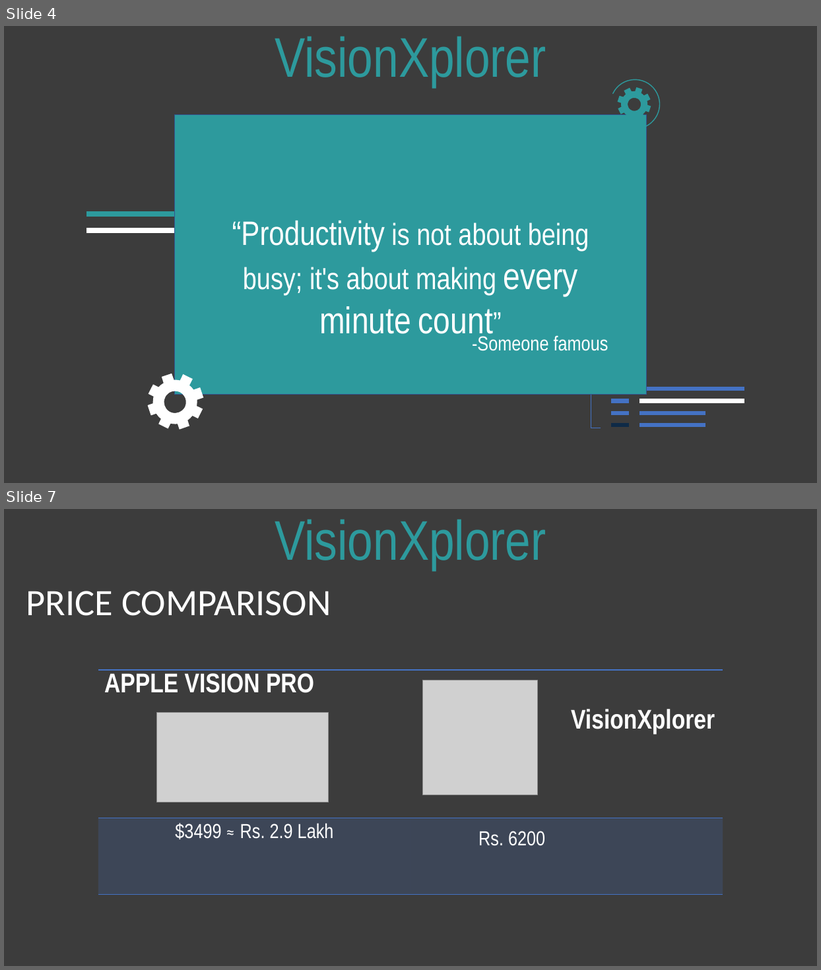
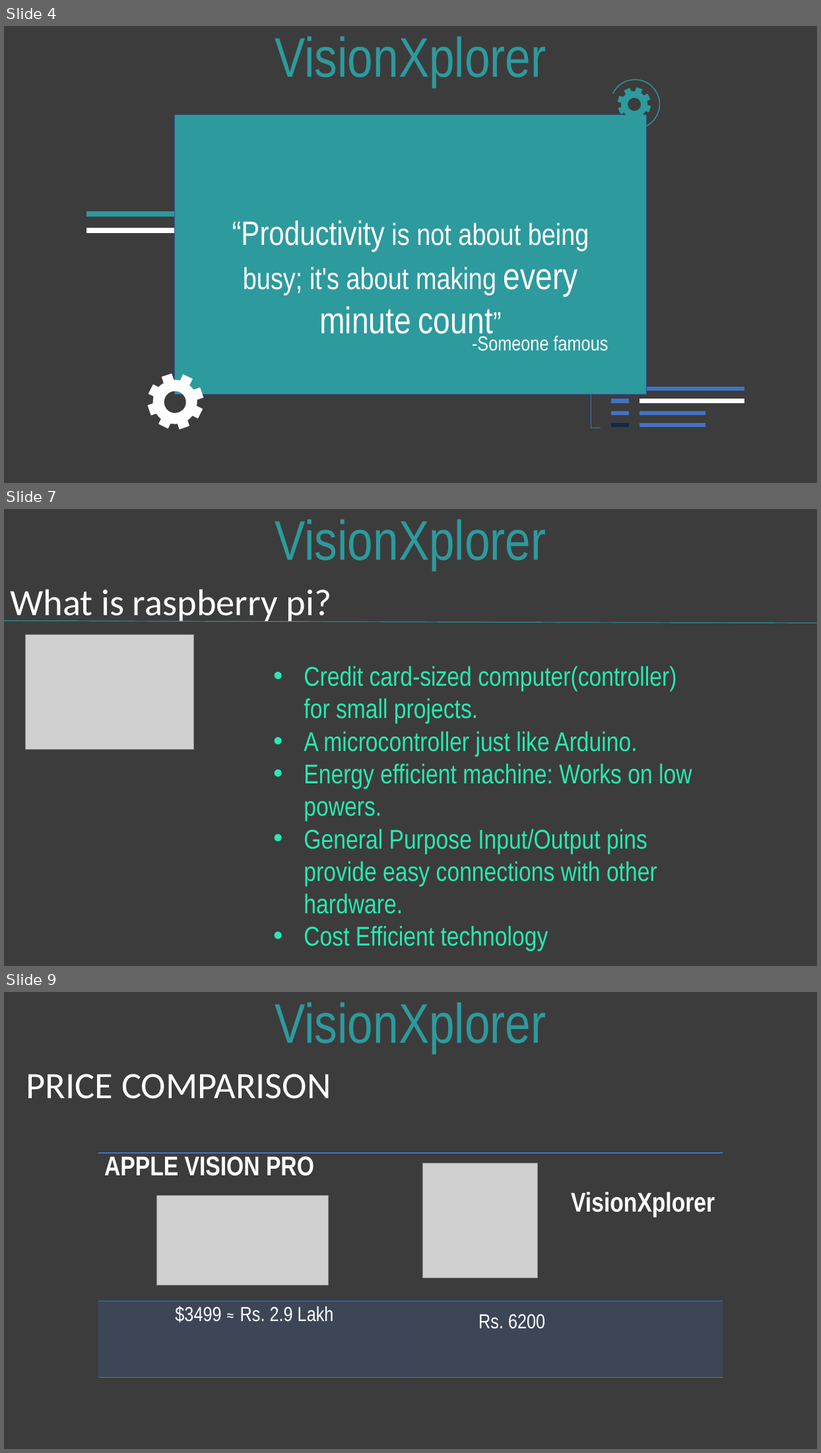
Before and after one commit to Soumyajit01/VisionXplorer, a slide deck: visionXplorer ppt files/visionXplorer.pptx. Shown one above the other, each under a label of ours: slides 4 and 7 before the commit, slides 4, 7 and 9 after it; the slides between them are not shown. The pictures are 821x970 and 821x1453 pixels, drawn with LibreOffice and Linux fonts; fonts in the diff are those of the drawing; grey boxes stand for pictures. Boxes give left, top, right and bottom in pixels: in the first picture for what was removed or moved away, otherwise in the second. Text is boxed around its words. In the diff, an @@ line names an element or a change of style, - is before the commit and + after.

```diff
--- a/visionXplorer ppt files/visionXplorer.pptx
+++ b/visionXplorer ppt files/visionXplorer.pptx
@@ slide 7 added at <box>4,509,817,966</box>, background #3C3C3C @@
@@ text added at <box>275,520,546,570</box>, 66 pt, text #2D9A9D @@
+VisionXplorer
@@ text added at <box>10,590,332,622</box>, 44 pt, text #FFFFFF @@
+What is raspberry pi?
@@ line added from (4, 621) to (817, 623), #2D9A9D 0.75 pt @@
@@ picture added at <box>25,634,193,750</box> @@
@@ text added at <box>304,666,692,914</box>, 32 pt, text #29E8B2 @@
+• Credit card-sized computer(controller) for small projects.
+• A microcontroller just like Arduino.
+• Energy efficient machine: Works on low powers.
+• General Purpose Input/Output pins provide easy connections with other hardware.
+• Cost Efficient technology
@@ what was slide 7 is now slide 9 @@
```
Also in this commit, not shown: 3 slides changed, 1 other slide added.
